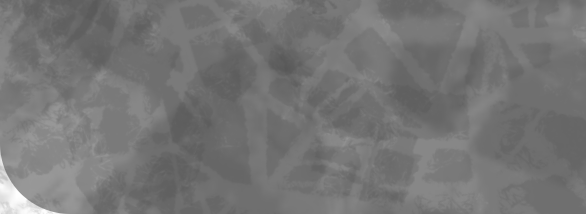
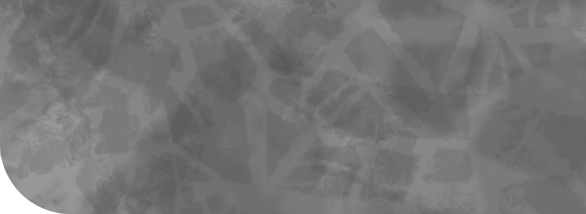
The second 586x214 image is a revision of the first. Changes to its layers:
painted on "Layer 2" over 0, 155, 62, 214
